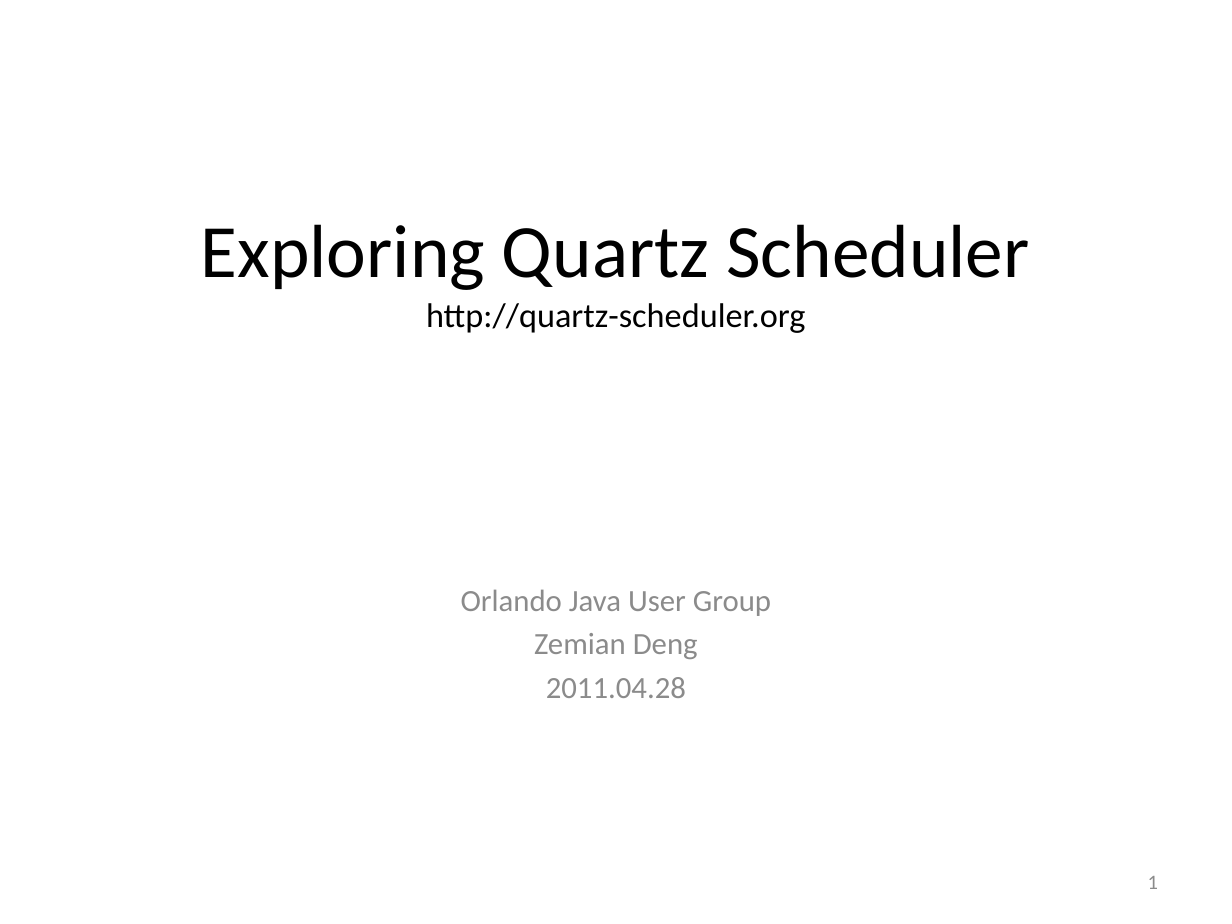
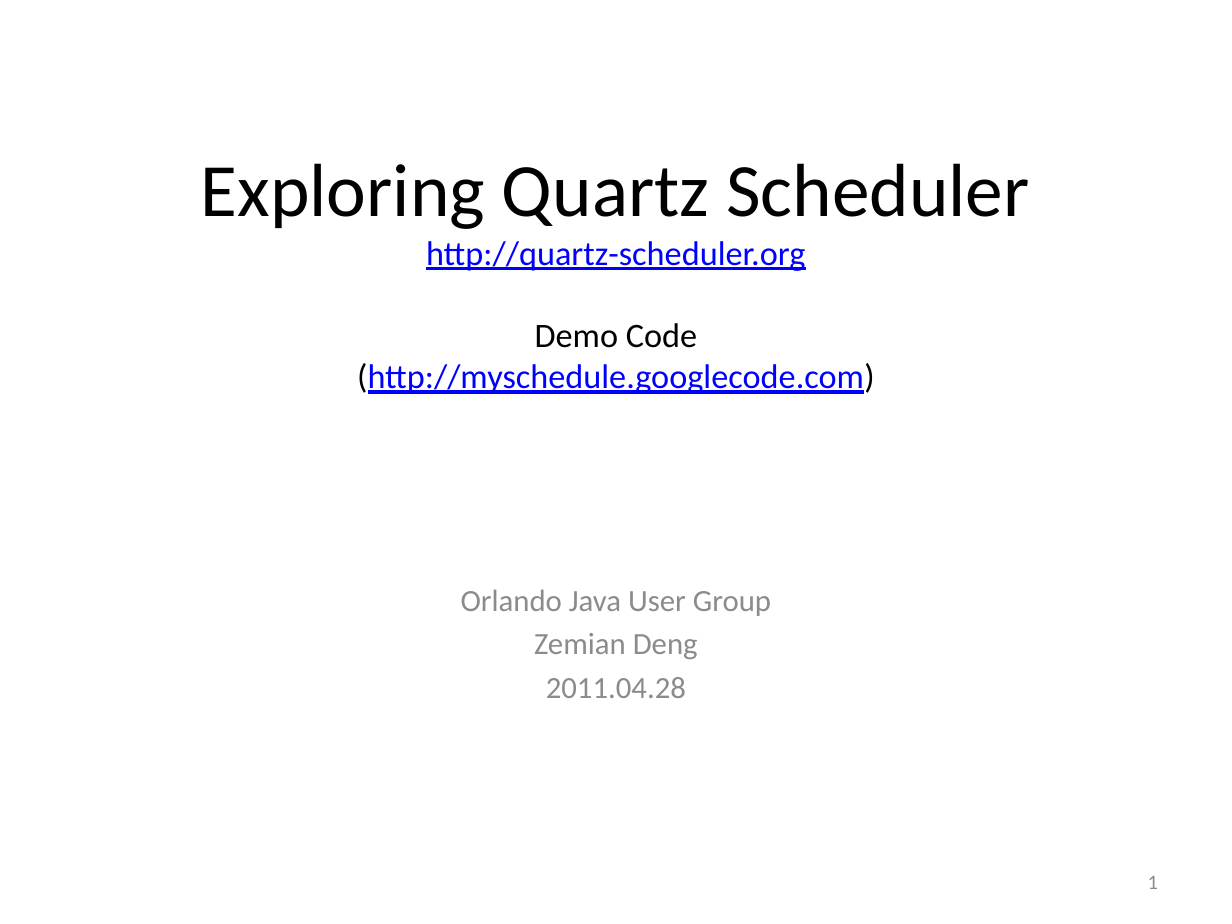
Before and after one commit to saltnlight5/myschedule.experiment, a slide deck: slide 1 of jug-quartz/JUG-QuartzScheduler.pptx. Drawn at 1232x924 pixels with LibreOffice and Linux fonts; fonts in the diff are those of the drawing. Boxes give left, top, right and bottom in pixels: in the first picture for what was removed or moved away, otherwise in the second. Text is boxed around its words. In the diff, an @@ line names an element or a change of style, - is before the commit and + after.

Commit message:
updated Spring datasource with quartz and got cluster example working.

```diff
--- a/jug-quartz/JUG-QuartzScheduler.pptx
+++ b/jug-quartz/JUG-QuartzScheduler.pptx
@@ title at (201,163,1029,394): text changed; text colour #000000 to #0000FF @@
-Exploring Quartz Scheduler
-http://quartz-scheduler.org
+Exploring Quartz Scheduler
+http://quartz-scheduler.org
+Demo Code
+(http://myschedule.googlecode.com)
```
Also in this commit, not shown: 1 other slide changed, 6 other files.
